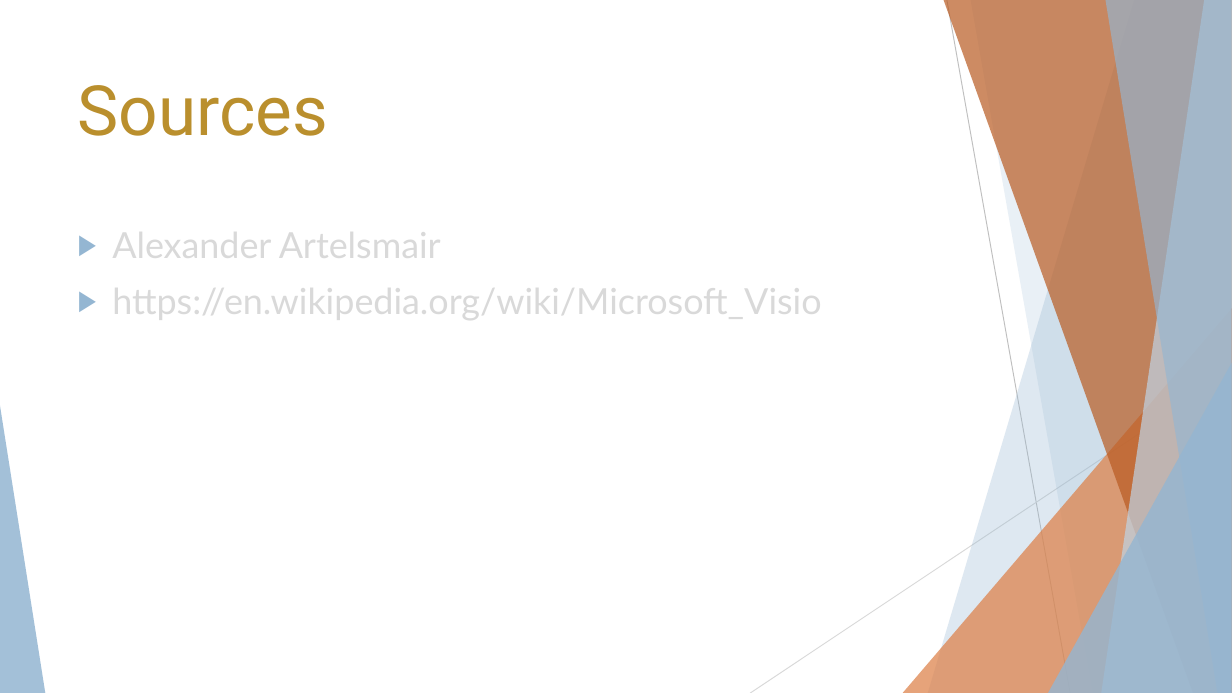
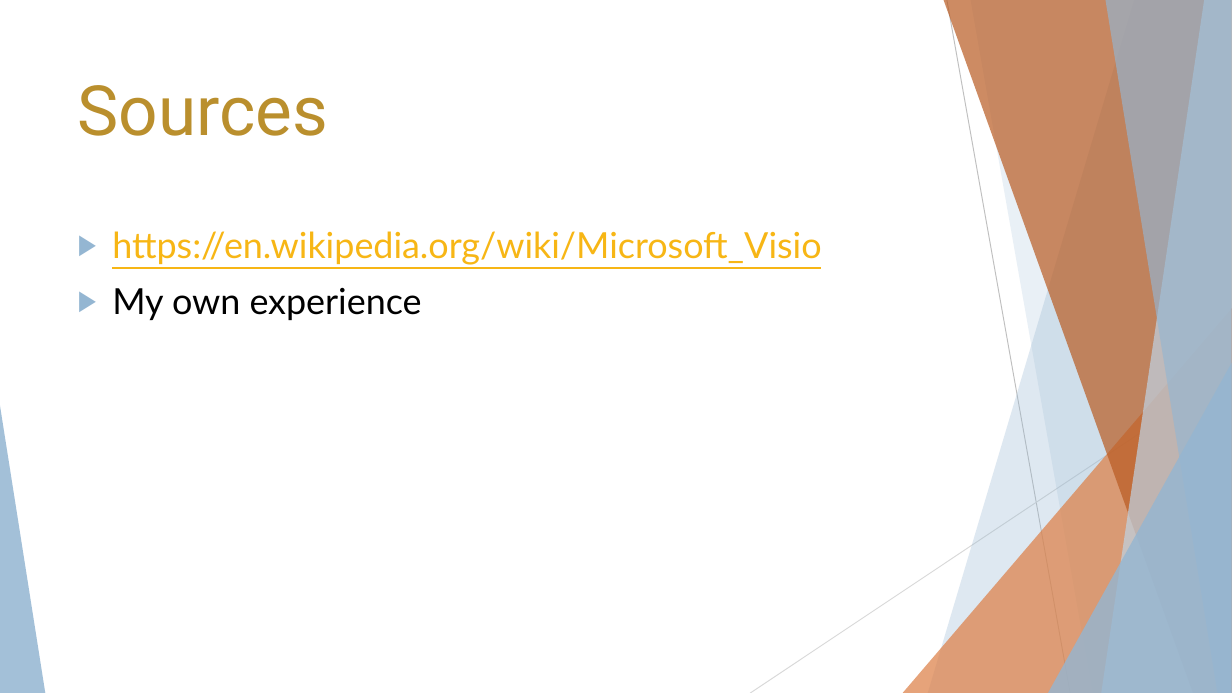
Before and after one commit to ArtelsmairAlexander/INSY_ER-Tools_Evaluation_Visio, a slide deck: slide 8 of Peyrer_Artelsmair_Visio.pptx. Drawn at 1232x693 pixels with LibreOffice and Linux fonts; fonts in the diff are those of the drawing. Boxes give left, top, right and bottom in pixels: in the first picture for what was removed or moved away, otherwise in the second. Text is boxed around its words. In the diff, an @@ line names an element or a change of style, - is before the commit and + after.

```diff
--- a/Peyrer_Artelsmair_Visio.pptx
+++ b/Peyrer_Artelsmair_Visio.pptx
@@ text at [112, 223, 441, 266]: paragraph removed @@
-▶ Alexander Artelsmair
@@ text at [112, 231, 821, 265]: text colour #D9D9D9 to #F7B615, underline on in "https://en.wikipedia.org/wiki/Microsoft_Visio" @@
@@ text at [112, 288, 422, 320]: paragraph added @@
+▶ My own experience
```
Also in this commit, not shown: 6 other slides changed.
